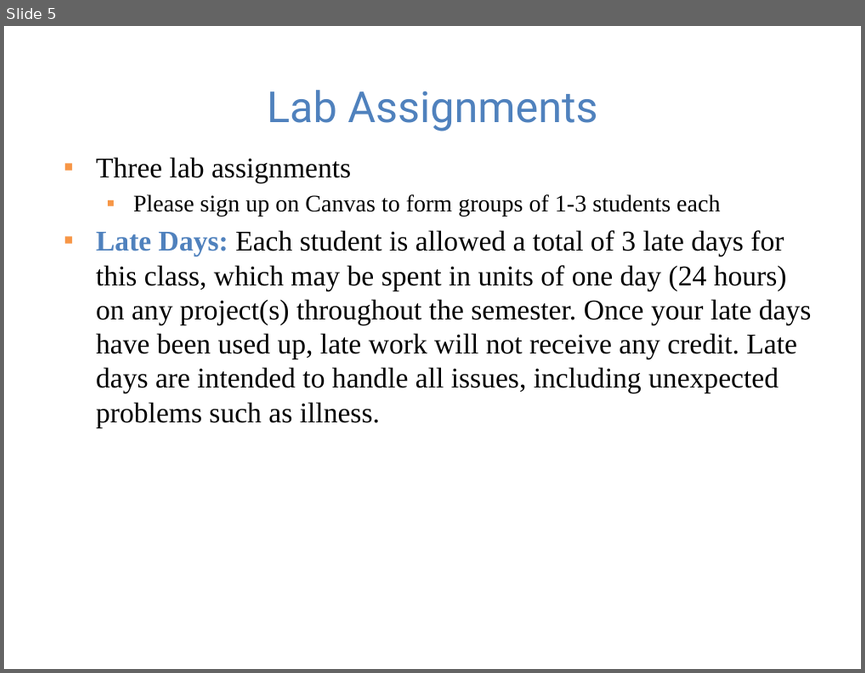
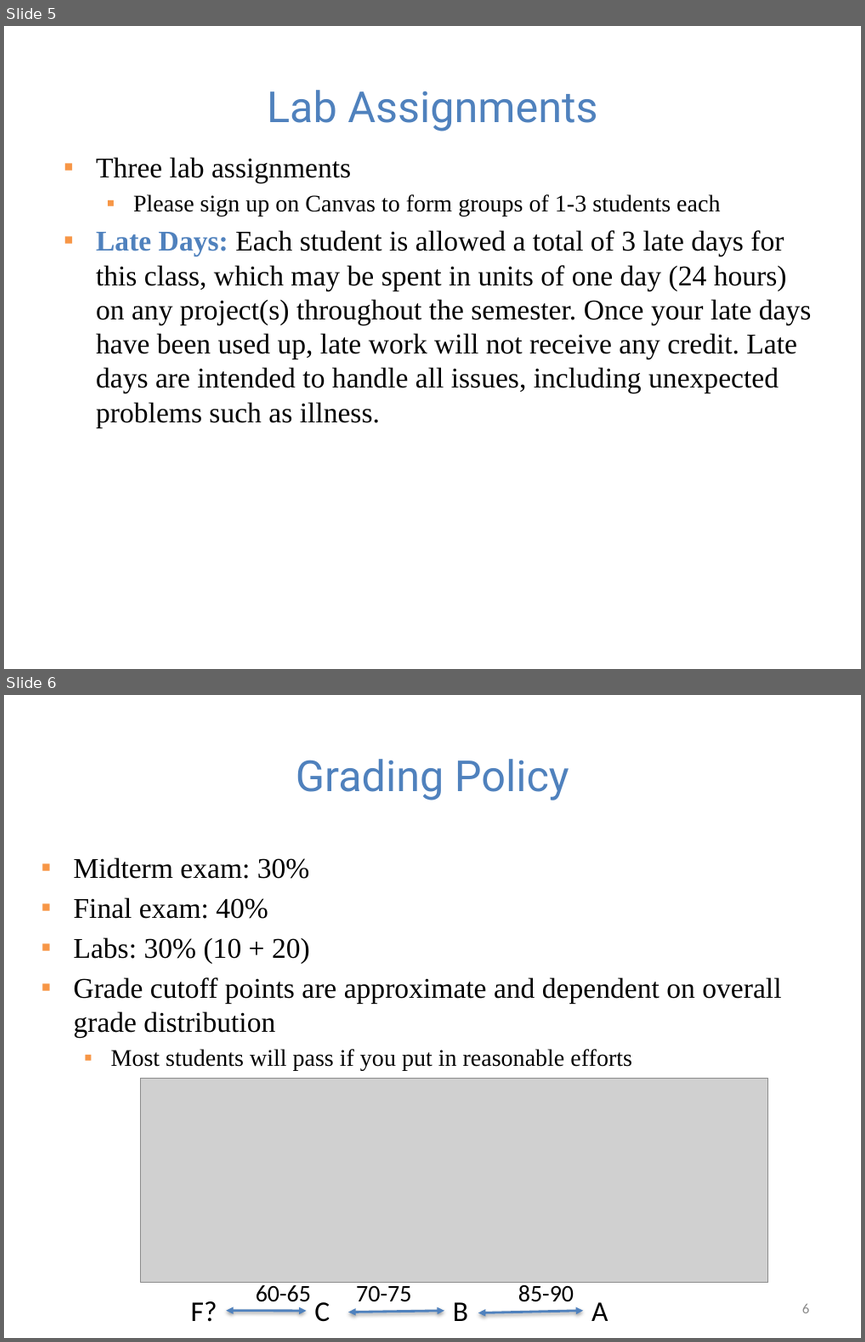
Before and after one commit to guhofstra/CSC111Sp26, a slide deck: PPTs/L0 course overview.pptx. Shown one above the other, each under a label of ours: slide 5 before the commit, slides 5 and 6 after it. The pictures are 865x673 and 865x1342 pixels, drawn with LibreOffice and Linux fonts; fonts in the diff are those of the drawing; grey boxes stand for pictures. Boxes give left, top, right and bottom in pixels: in the first picture for what was removed or moved away, otherwise in the second. Text is boxed around its words. In the diff, an @@ line names an element or a change of style, - is before the commit and + after.

```diff
--- a/PPTs/L0 course overview.pptx
+++ b/PPTs/L0 course overview.pptx
@@ slide 6 added at box(4, 695, 861, 1338), background #FFFFFF @@
@@ title added at box(296, 759, 569, 800), 36 pt, text #4F81BD @@
+Grading Policy
@@ text added at box(74, 857, 781, 1071), 24 pt, text #000000 @@
+▪ Midterm exam: 30%
+▪ Final exam: 40%
+▪ Labs: 30% (10 + 20)
+▪ Grade cutoff points are approximate and dependent on overall grade distribution
+  ▪ Most students will pass if you put in reasonable efforts
@@ picture added at box(141, 1078, 768, 1281) @@
@@ text added at box(191, 1301, 217, 1321), 24 pt, text #000000 @@
+F?
@@ text added at box(256, 1281, 311, 1302), 20 pt, text #000000 @@
+60-65
@@ text added at box(314, 1302, 330, 1321), 24 pt, text #000000 @@
+C
@@ text added at box(356, 1281, 411, 1302), 20 pt, text #000000 @@
+70-75
@@ text added at box(453, 1302, 468, 1321), 24 pt, text #000000 @@
+B
@@ text added at box(518, 1281, 574, 1302), 20 pt, text #000000 @@
+85-90
@@ text added at box(591, 1302, 608, 1321), 24 pt, text #000000 @@
+A
@@ page number added at box(802, 1304, 809, 1313), 12 pt, text #8C8C8C @@
+6
@@ double arrow added from (226, 1310) to (307, 1310), #4F81BD 2 pt @@
@@ double arrow added from (348, 1312) to (444, 1310), #4F81BD 2 pt @@
@@ double arrow added from (477, 1313) to (583, 1310), #4F81BD 2 pt @@
```
Also in this commit, not shown: 1 slide removed, 1 other file.
